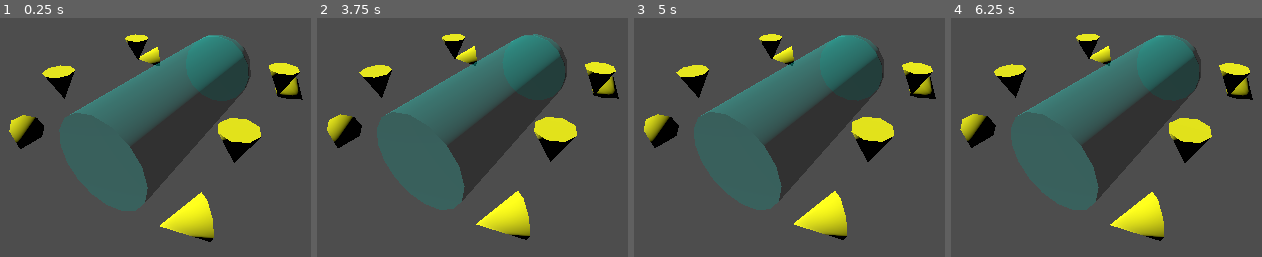
Above: before the commit, frames 1-4 (left to right).
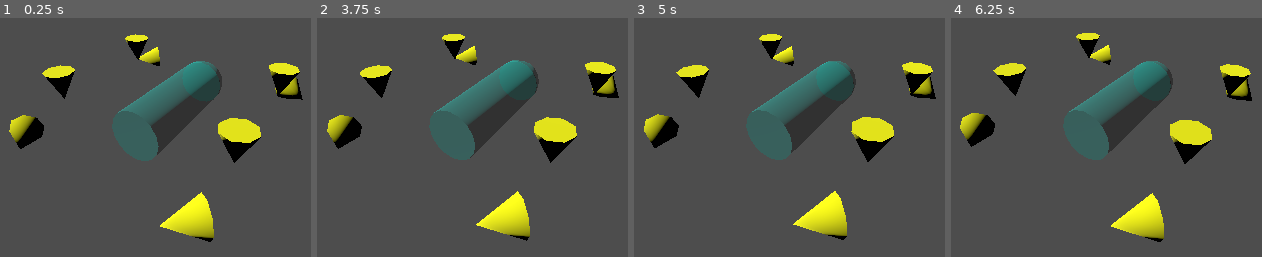
Above: after the commit, the same moments.

Repository: Robot-printer/ROV-project
Game: Godot game, scene res://main.tscn
Same seed, same stepped clock (60 frames per second), same inputs: the game is played once before the commit and once after it.
Inputs:
- Up to frame 1 (0.25 s): no input
- Up to frame 2 (3.75 s): tap Enter at 0.5, 3.5 s; tap A (input_lateral_negative) at 0.6 s; tap D (input_lateral_positive) at 1.35 s; tap Space at 2 s; tap W (input_longitudinal_negative) at 2.1 s; tap S (input_longitudinal_positive) at 2.85 s; tap K (input_pitch_negative) at 3.6 s
- Up to frame 3 (5 s): tap I (input_pitch_positive) at 4.35 s
- Up to frame 4 (6.25 s): tap Space at 5 s; tap O (input_roll_negative) at 5.1 s; tap U (input_roll_positive) at 5.85 s

The runs differ from the first frame. In frame 1, 11% of the frame differs, in the area x 22-81%, y 7-77%; in frame 2, 11%; in frame 3, 11%; in frame 4, 12%, in the area x 2-98%, y 6-94%.

Commit message:
Changed simulated tube to better reflect true dimensions

Diff:
--- a/Godot/uuv-simulation/uuv.tscn
+++ b/Godot/uuv-simulation/uuv.tscn
@@ -5,14 +5,14 @@
 [ext_resource type="Material" uid="uid://brvv64ougd2m6" path="res://tube_material.tres" id="2_xyuva"]
 
 [sub_resource type="CylinderShape3D" id="CylinderShape3D_oqehs"]
-height = 0.7
-radius = 0.15
+height = 0.42
+radius = 0.085
 
 [sub_resource type="CylinderMesh" id="CylinderMesh_7esp5"]
 material = ExtResource("2_xyuva")
-top_radius = 0.15
-bottom_radius = 0.15
-height = 0.7
+top_radius = 0.085
+bottom_radius = 0.085
+height = 0.42
 radial_segments = 16
 rings = 0
 
--- a/Godot/uuv-simulation/uuv_variant_1.tscn
+++ b/Godot/uuv-simulation/uuv_variant_1.tscn
@@ -5,8 +5,8 @@
 
 [sub_resource type="SphereMesh" id="SphereMesh_cw3tf"]
 material = ExtResource("2_pmly8")
-radius = 0.15
-height = 0.15
+radius = 0.085
+height = 0.085
 radial_segments = 16
 rings = 8
 is_hemisphere = true
@@ -14,7 +14,7 @@
 [node name="UUVVariant1" instance=ExtResource("1_ycqv5")]
 
 [node name="DomeMesh" type="CSGMesh3D" parent="." index="2"]
-transform = Transform3D(1, 0, 0, 0, -4.37114e-08, 1, 0, -1, -4.37114e-08, 0, 0, -0.35)
+transform = Transform3D(1, 0, 0, 0, -4.37114e-08, 1, 0, -1, -4.37114e-08, 0, 0, -0.21029)
 mesh = SubResource("SphereMesh_cw3tf")
 
 [node name="Motor" parent="Motors" index="0"]
